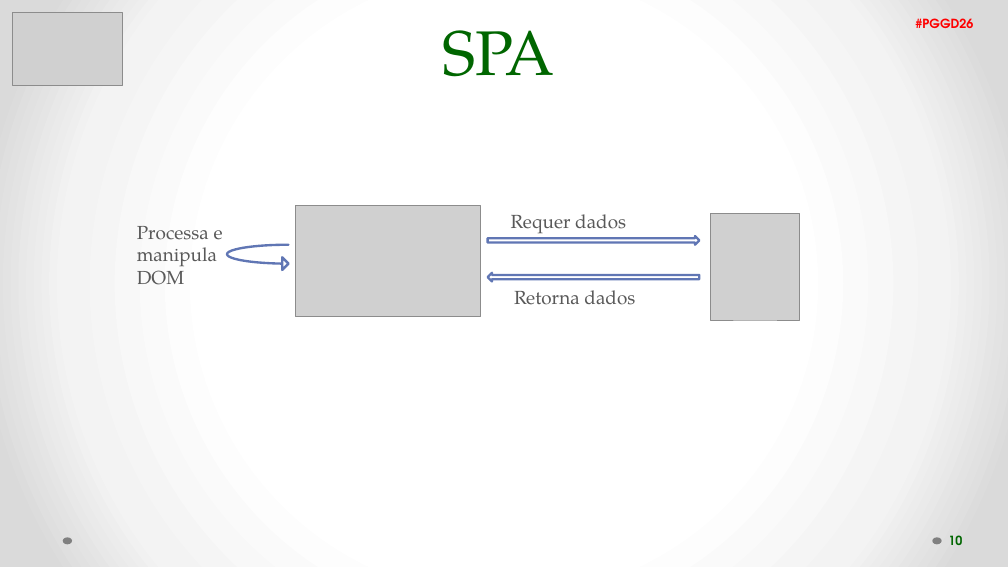
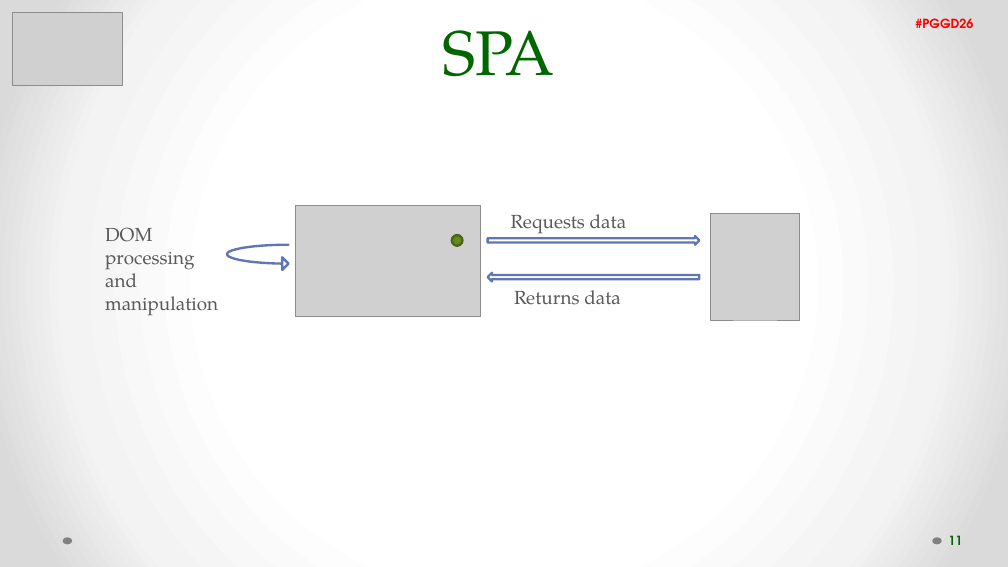
Before and after one commit to filipavm/PGGD26, a slide deck: slide 11 of The power of SPA.pptx (slide 10 before the commit). Drawn at 1008x567 pixels with LibreOffice and Linux fonts; fonts in the diff are those of the drawing; grey boxes stand for pictures. Boxes give left, top, right and bottom in pixels: in the first picture for what was removed or moved away, otherwise in the second. Text is boxed around its words. In the diff, an @@ line names an element or a change of style, - is before the commit and + after.

```diff
--- a/The power of SPA.pptx
+++ b/The power of SPA.pptx
@@ text at <box>105,227,218,316</box>: text changed @@
-Processa e manipula
-DOM
+DOM processing and manipulation
@@ ellipse added at <box>452,235,463,246</box>, fill #63891F, outline #496517 2.25 pt @@
@@ text at <box>511,214,627,234</box>: text changed @@
-Requer dados
+Requests data
@@ text at <box>514,290,621,305</box>: text changed @@
-Retorna dados
+Returns data
@@ page number at <box>948,535,962,545</box>: text changed @@
-10
+11
```
Also in this commit, not shown: 10 other slides changed, 3 slides added, 1 slide removed.
